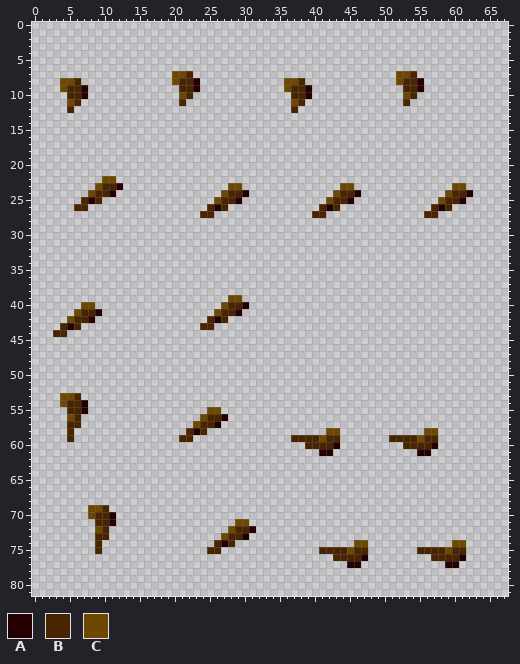
File history of a sprite sheet, assets/item_club_sprites.png. This is how it looked before the edit.
The file is 68x82 pixels.
Palette (. is transparent): A #240000  B #482400  C #6d4800
Pixels before (only the part around the change), first column x 0:
47 ....................................................................
48 ....................................................................
49 ....................................................................
50 ....................................................................
51 ....................................................................
52 ....................................................................
53 ....CCB.............................................................
54 ....CBBA............................................................
55 .....BBA.................CC.........................................
56 .....CB.................CBBA........................................
57 .....BB................CBBA.........................................
58 .....B................BAB.................CC............CC..........
59 .....B...............BB..............BBBBCBB.......BBBBCBB..........
60 .......................................BBBBA.........BBBBA..........
61 .........................................AA............AA...........
62 ....................................................................
63 ....................................................................
64 ....................................................................
65 ....................................................................
66 ....................................................................
67 ....................................................................
68 ....................................................................
69 ........CCB.........................................................
70 ........CBBA........................................................
71 .........BBA.................CC.....................................
72 .........CB.................CBBA....................................
73 .........BB................CBBA.....................................
74 .........B................BAB.................CC............CC......
75 .........B...............BB..............BBBBCBB.......BBBBCBB......
76 ...........................................BBBBA.........BBBBA......
77 .............................................AA............AA.......
78 ....................................................................
79 ....................................................................
80 ....................................................................
81 ....................................................................
After the commit:
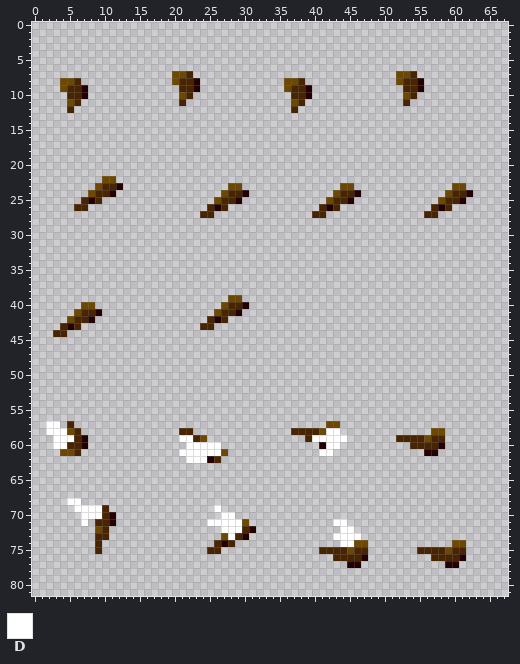
Colours new in this view: D #ffffff
The exact change:
y 53: x 4..6 CCB -> ...
y 54: x 4..7 CBBA -> ....
y 55: x 5..7 BBA -> ...; x 25..26 CC -> ..
y 56: x 5..6 CB -> ..; x 24..27 CBBA -> ....
y 57: x 2..3 .. -> DD; x 6 B -> .; x 23..26 CBBA -> ....; x 42..43 .. -> CC
y 58: x 2..6 ...B. -> DDDCB; x 21 . -> B; x 23..24 AB -> ..; x 37..43 .....CC -> BBBBCDD; x 56 C -> .; x 58 . -> C
y 59: x 3..7 ..B.. -> DDDBA; x 21..24 BB.. -> DDBC; x 37..38 BB -> ..; x 40..44 BCBB. -> DDDDD; x 51 B -> .; x 55..56 CB -> BC; x 58 . -> B
y 60: x 3..7 ..... -> DDBBA; x 22..26 ..... -> DDDDD; x 39..43 BBBBA -> ..ADD; x 53 B -> .; x 57..58 A. -> BA
y 61: x 4..6 ... -> CCB; x 21..27 ....... -> DDDDDDC; x 41..42 AA -> DD; x 55 A -> .; x 57 . -> A
y 62: x 22..26 ..... -> DDDAB
y 68: x 5..6 .. -> DD
y 69: x 6..9 ..CC -> DDDD; x 26 . -> D
y 70: x 7..9 .CB -> DDD; x 27..28 .. -> DD
y 71: x 7 . -> D; x 25..29 ....C -> DDDDD; x 43..44 .. -> DD
y 72: x 27..29 .CB -> DDD; x 44..45 .. -> DD
y 73: x 28 B -> D; x 43..46 .... -> DDDD
y 74: x 44..45 .. -> DD
Where, in picture pixels (left, top, right, bottom), the same in both pictures:
changed: (46, 393, 88, 456)
changed: (179, 407, 228, 463)
changed: (291, 421, 347, 456)
changed: (389, 428, 445, 456)
changed: (67, 498, 102, 526)
changed: (207, 505, 242, 540)
added: (333, 519, 361, 547)
